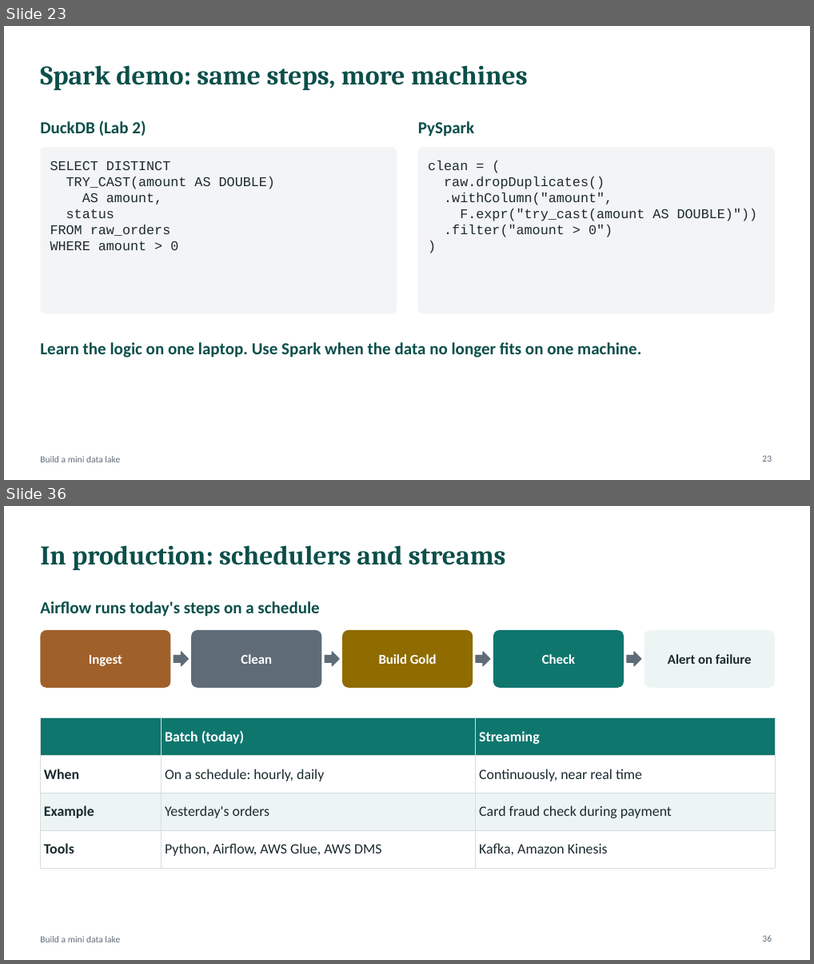
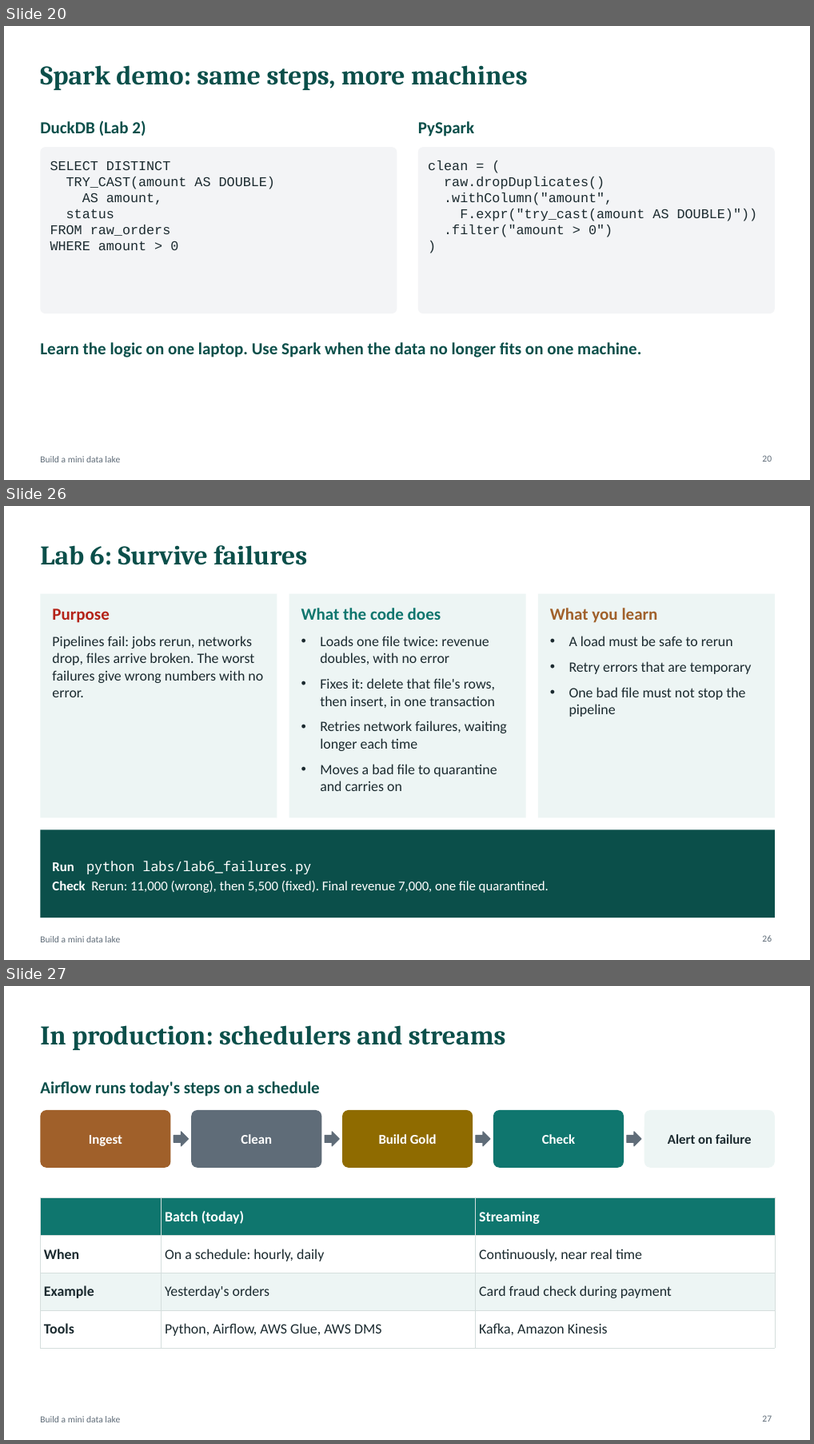
Before and after one commit to atulkahatecdac/datalake, a slide deck: Data_Engineering_Session.pptx. Shown one above the other, each under a label of ours: slides 23 and 36 before the commit, slides 20, 26 and 27 after it; the slides between them are not shown. The pictures are 814x964 and 814x1444 pixels, drawn with LibreOffice and Linux fonts; fonts in the diff are those of the drawing. Boxes give left, top, right and bottom in pixels: in the first picture for what was removed or moved away, otherwise in the second. Text is boxed around its words. In the diff, an @@ line names an element or a change of style, - is before the commit and + after.

```diff
--- a/Data_Engineering_Session.pptx
+++ b/Data_Engineering_Session.pptx
@@ slide 26 added at [4, 506, 810, 960], background #FFFFFF; not listed: 1 template element that a slide beside it also shows @@
@@ title added at [40, 545, 307, 565], 32 pt, text #0B4F4A, bold @@
+Lab 6: Survive failures
@@ rectangle added at [40, 594, 278, 817], fill #EDF5F4, 17 pt, text #1B2A2F @@
+Purpose
+Pipelines fail: jobs rerun, networks drop, files arrive broken. The worst failures give wrong numbers with no error.
@@ rectangle added at [290, 594, 526, 817], fill #EDF5F4, 17 pt, text #1B2A2F @@
+What the code does
+• Loads one file twice: revenue doubles, with no error
+• Fixes it: delete that file's rows, then insert, in one transaction
+• Retries network failures, waiting longer each time
+• Moves a bad file to quarantine and carries on
@@ rectangle added at [538, 594, 775, 817], fill #EDF5F4, 17 pt, text #1B2A2F @@
+What you learn
+• A load must be safe to rerun
+• Retry errors that are temporary
+• One bad file must not stop the pipeline
@@ rectangle added at [40, 830, 775, 917], fill #0B4F4A, 16 pt, text #FFFFFF @@
+Run python labs/lab6_failures.py
+Check Rerun: 11,000 (wrong), then 5,500 (fixed). Final revenue 7,000, one file quarantined.
@@ page number added at [762, 935, 772, 941], 11 pt, text #5F6C78 @@
+26
@@ what was slide 23 is now slide 20 @@
@@ page number at [762, 455, 772, 461]: text changed @@
-23
+20
@@ what was slide 36 is now slide 27 @@
@@ page number at [762, 1415, 772, 1421]: text changed @@
-36
+27
```
Also in this commit, not shown: 6 slides changed, 6 other slides added, 16 slides removed, 15 other files.
